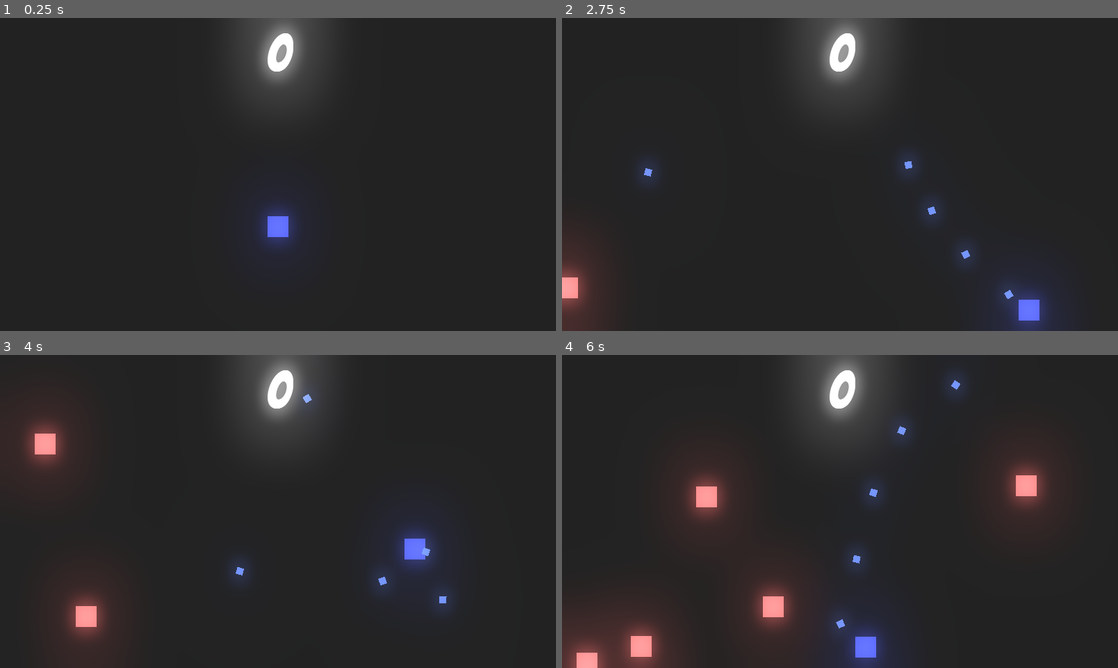
Above: before the commit, frames 1-4 (two rows, left to right).
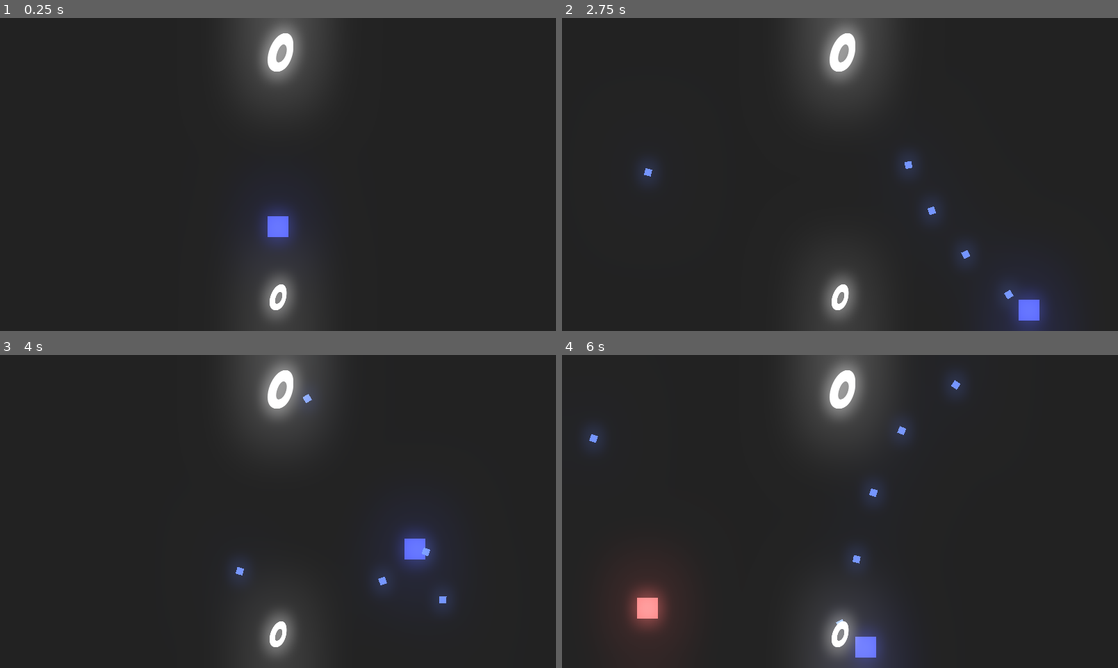
Above: after the commit, the same moments.

Repository: Vith-MCB/Godot-Projects
Game: Godot game, scene res://src/world/Arena.tscn
Two runs of this game, one before a commit and one after it. Both use one fixed random seed, a clock stepped at 60 frames per second and the inputs below.
Inputs (mouse positions are in pixels of both pictures, inside the frame that each line leads up to):
- Up to frame 1 (0.25 s): no input
- Up to frame 2 (2.75 s): tap Enter at 0.5 s; move the mouse to (962, 158) at 0.52 s; press the mouse at (962, 158) at 0.53 s; hold D (right) 0.53-1.28 s; move the mouse to (728, 190) at 1.27 s; release the mouse at (728, 190) at 1.28 s; hold S (down) 1.28-2.03 s; click (728, 190) at 1.35 s; move the mouse to (895, 105) at 2.02 s; press the mouse at (895, 105) at 2.03 s; hold D (right) from 2.03 s (still down)
- Up to frame 3 (4 s): move the mouse to (250, 574) at 2.77 s; release D (right) at 2.78 s; release the mouse at (250, 574) at 2.78 s; hold W (up) 2.78-3.53 s; click (250, 574) at 2.85 s; move the mouse to (444, 558) at 3.52 s; press the mouse at (444, 558) at 3.53 s; hold A (left) from 3.53 s (still down)
- Up to frame 4 (6 s): move the mouse to (673, 464) at 4.27 s; release the mouse at (673, 464) at 4.28 s; click (673, 464) at 4.35 s; move the mouse to (867, 511) at 5.02 s; release A (left) at 5.03 s; press the mouse at (867, 511) at 5.03 s; hold S (down) 5.03-5.78 s; move the mouse to (756, 433) at 5.77 s; release the mouse at (756, 433) at 5.78 s; hold D (right) from 5.78 s (still down); click (756, 433) at 5.85 s

The runs differ from the first frame. In frame 1, 1.3% of the frame differs, in the area x 46-54%, y 80-100%; in frame 2, 2.9%; in frame 3, 4.2%; in frame 4, 8.4%, in the area x 0-88%, y 23-100%.

Commit message:
Wave shooter att

Diff:
--- a/Wave Shooter/src/actors/enemy.tscn
+++ b/Wave Shooter/src/actors/enemy.tscn
@@ -1,12 +1,12 @@
 [gd_scene load_steps=4 format=2]
 
 [ext_resource path="res://Assets/Square.png" type="Texture" id=1]
-[ext_resource path="res://src/actors/enemy.gd" type="Script" id=2]
+[ext_resource path="res://src/actors/simpleEnemy.gd" type="Script" id=2]
 
 [sub_resource type="RectangleShape2D" id=1]
 extents = Vector2( 8, 8 )
 
-[node name="enemy" type="Sprite"]
+[node name="baseEnemy" type="Sprite"]
 modulate = Color( 0.878431, 0.396078, 0.396078, 1 )
 scale = Vector2( 1.5, 1.5 )
 texture = ExtResource( 1 )
--- /dev/null
+++ b/Wave Shooter/src/actors/enemy1.tscn
@@ -0,0 +1,9 @@
+[gd_scene load_steps=2 format=2]
+
+[ext_resource path="res://src/actors/enemy.tscn" type="PackedScene" id=1]
+
+[node name="enemy1" instance=ExtResource( 1 )]
+modulate = Color( 0.878431, 0.921569, 0.105882, 1 )
+speed = 120
+recoil = 1200
+enemyHP = 1
--- /dev/null
+++ b/Wave Shooter/src/actors/enemy2.tscn
@@ -0,0 +1,5 @@
+[gd_scene load_steps=2 format=2]
+
+[ext_resource path="res://src/actors/enemy.tscn" type="PackedScene" id=1]
+
+[node name="enemy2" instance=ExtResource( 1 )]
--- a/Wave Shooter/src/actors/enemyBlood.tscn
+++ b/Wave Shooter/src/actors/enemyBlood.tscn
@@ -15,7 +15,6 @@
 initial_velocity_random = 1.0
 scale_amount = 0.05
 scale_amount_random = 0.12
-color = Color( 0.423529, 0.152941, 0.388235, 1 )
 script = ExtResource( 2 )
 
 [node name="Timer" type="Timer" parent="."]
--- a/Wave Shooter/src/actors/enemy.gd
+++ b/Wave Shooter/src/actors/enemy_base.gd
@@ -1,28 +1,35 @@
 extends Sprite
 
-var speed = 75
+export(int) var speed = 75
 var moviment = Vector2.ZERO
 
 var gotHit = false
-var recoil = 5
-var enemyHP = 3
+
+export(int) var recoil = 600
+export(int) var enemyHP = 3
+
+onready var actualCollor = modulate
 
 var bloodParticle = preload("res://src/actors/enemyBlood.tscn")
 
-func _process(delta):
+func basicMove(delta):
 	if Global.player != null and gotHit == false:
 		moviment = global_position.direction_to(Global.player.global_position)
+		global_position += moviment * delta * speed
 	elif gotHit:
 		moviment = lerp(moviment, Vector2.ZERO, 0.3)
+		global_position += moviment * delta
 
-	global_position += moviment * delta * speed
 
+
+func _process(delta):
 	if enemyHP <= 0 and Global.createParentNode != null:
 		if Global.camera != null:
 			Global.camera.screenShake(50,0.1)
 		Global.points += 10
 		var bloodInstance = Global.instanceNode(bloodParticle, global_position, Global.createParentNode)
 		bloodInstance.rotation = moviment.angle()
+		bloodInstance.modulate = Color.from_hsv(actualCollor.h, 1,0.35)
 		queue_free()
 
 
@@ -37,5 +44,5 @@
 
 
 func _on_colorRestore_timeout():
-	modulate = Color("e06565")
+	modulate = actualCollor
 	gotHit = false
--- a/Wave Shooter/src/actors/global.gd
+++ b/Wave Shooter/src/actors/global.gd
@@ -6,6 +6,8 @@
 
 var points = 0
 
+var record = 0;
+
 var camera = null
 
 func instanceNode (node, location, parent):
--- /dev/null
+++ b/Wave Shooter/src/actors/simpleEnemy.gd
@@ -0,0 +1,5 @@
+extends "res://src/actors/enemy_base.gd"
+
+
+func _process(delta):
+	basicMove(delta)
--- a/Wave Shooter/src/world/Arena.gd
+++ b/Wave Shooter/src/world/Arena.gd
@@ -1,6 +1,7 @@
 extends Node2D
 
-var enemy1 = preload("res://src/actors/enemy.tscn")
+
+export(Array, PackedScene) var enemys
 
 #This part of the code is used to prevent bugs that happens if player isnt created yet
 func _ready():
@@ -17,7 +18,13 @@
 	while enemyPos.x < 640 and enemyPos.x > -80 and enemyPos.y < 360 and enemyPos.y > -45:
 		enemyPos = Vector2(rand_range(-160,670), rand_range(-90, 390))
 
-	Global.instanceNode(enemy1, enemyPos, self)
+	var enemyNumber = round(rand_range(0,enemys.size()-1))
+	Global.instanceNode(enemys[enemyNumber], enemyPos, self)
 
 func _process(delta):
 	$UI/Control/points.text = str(Global.points)
+
+
+func _on_difficultyTimer_timeout():
+	if $enemySpawner.wait_time > 0.5:
+		$enemySpawner.wait_time -= 0.025
--- a/Wave Shooter/src/world/Arena.tscn
+++ b/Wave Shooter/src/world/Arena.tscn
@@ -1,9 +1,12 @@
-[gd_scene load_steps=7 format=2]
+[gd_scene load_steps=11 format=2]
 
 [ext_resource path="res://src/actors/player.tscn" type="PackedScene" id=1]
 [ext_resource path="res://src/world/Arena.gd" type="Script" id=2]
 [ext_resource path="res://Assets/Font.ttf" type="DynamicFontData" id=3]
 [ext_resource path="res://src/world/Camera.gd" type="Script" id=4]
+[ext_resource path="res://src/world/record.gd" type="Script" id=5]
+[ext_resource path="res://src/actors/enemy2.tscn" type="PackedScene" id=6]
+[ext_resource path="res://src/actors/enemy1.tscn" type="PackedScene" id=7]
 
 [sub_resource type="Environment" id=1]
 background_mode = 4
@@ -17,8 +20,13 @@
 use_filter = true
 font_data = ExtResource( 3 )
 
+[sub_resource type="DynamicFont" id=3]
+size = 40
+font_data = ExtResource( 3 )
+
 [node name="Arena" type="Node2D"]
 script = ExtResource( 2 )
+enemys = [ ExtResource( 6 ), ExtResource( 7 ) ]
 
 [node name="player" parent="." instance=ExtResource( 1 )]
 position = Vector2( 320, 240 )
@@ -27,6 +35,10 @@
 environment = SubResource( 1 )
 
 [node name="enemySpawner" type="Timer" parent="."]
+wait_time = 3.0
+autostart = true
+
+[node name="difficultyTimer" type="Timer" parent="."]
 autostart = true
 
 [node name="UI" type="Node2D" parent="."]
@@ -44,6 +56,17 @@
 align = 1
 valign = 1
 
+[node name="record" type="Label" parent="UI/Control"]
+margin_left = -1.0
+margin_top = 282.0
+margin_right = 639.0
+margin_bottom = 362.0
+custom_fonts/font = SubResource( 3 )
+text = "100"
+align = 1
+valign = 1
+script = ExtResource( 5 )
+
 [node name="Camera" type="Camera2D" parent="."]
 position = Vector2( 320, 180 )
 current = true
@@ -52,4 +75,5 @@
 [node name="cameraTimer" type="Timer" parent="Camera"]
 
 [connection signal="timeout" from="enemySpawner" to="." method="_on_enemySpawner_timeout"]
+[connection signal="timeout" from="difficultyTimer" to="." method="_on_difficultyTimer_timeout"]
 [connection signal="timeout" from="Camera/cameraTimer" to="Camera" method="_on_cameraTimer_timeout"]
--- /dev/null
+++ b/Wave Shooter/src/world/record.gd
@@ -0,0 +1,9 @@
+extends Label
+
+
+func _ready():
+	text = String(Global.record)
+
+func _process(delta):
+	if Global.points > Global.record:
+		Global.record = Global.points
